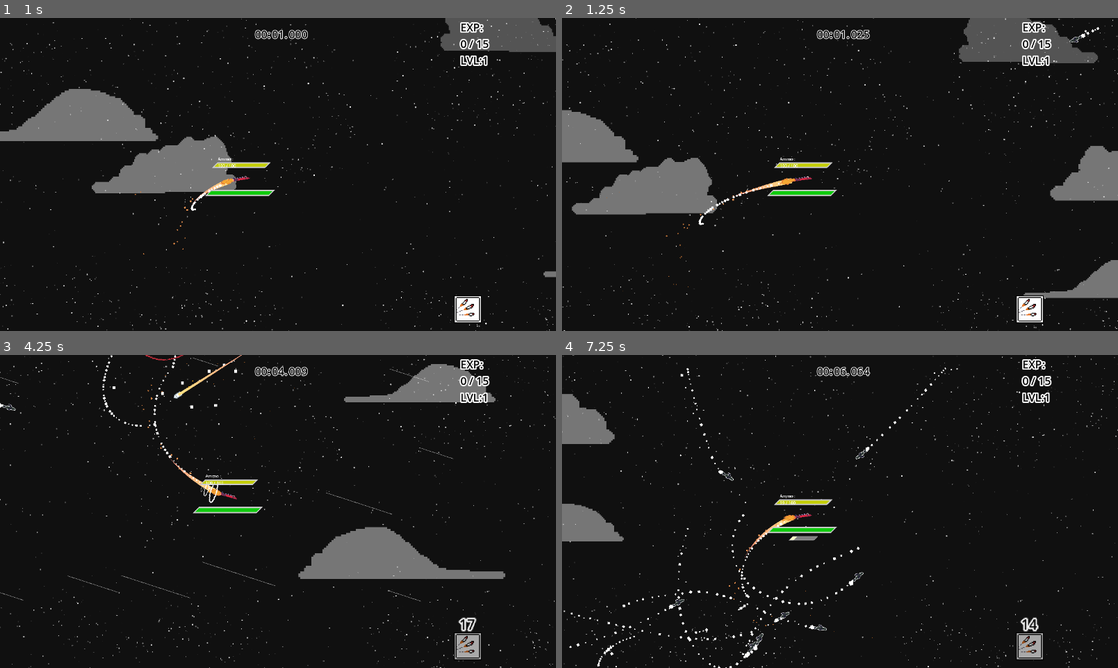
Above: before the commit, frames 1-4 (two rows, left to right).
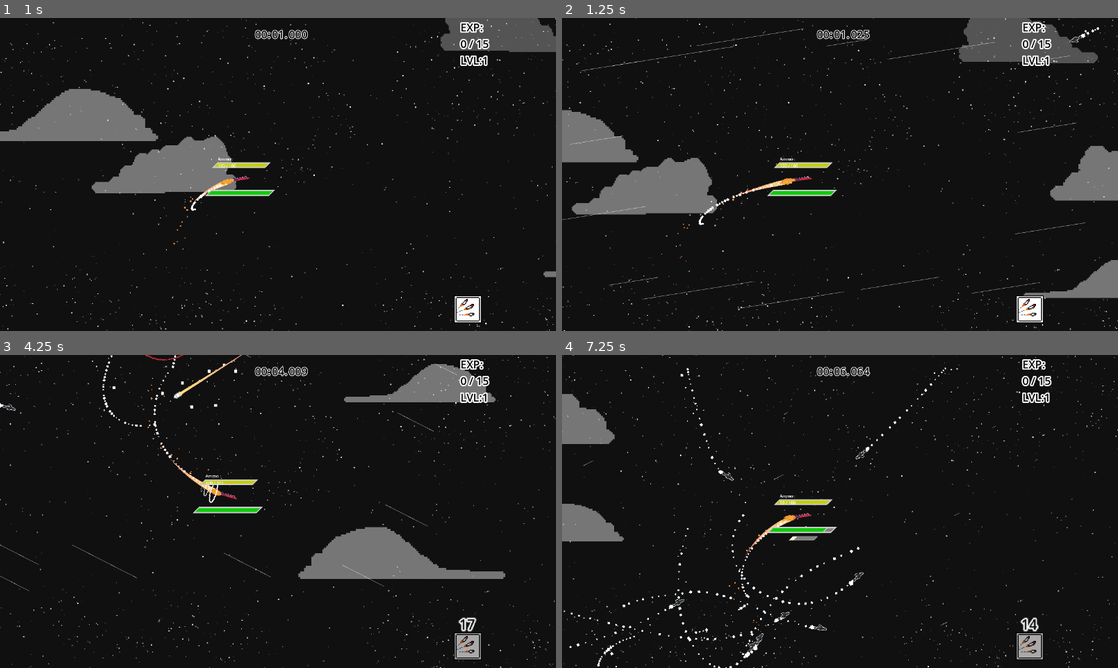
Above: after the commit, the same moments.

Repository: DinoStarBros/Dumby-steals-a-warplane
Game: Godot game, scene res://game_screens/game/game.tscn
Two runs of this game, one before a commit and one after it. Both use one fixed random seed, a clock stepped at 60 frames per second and the inputs below.
Inputs (mouse positions are in pixels of both pictures, inside the frame that each line leads up to):
- Up to frame 1 (1 s): move the mouse to (400, 158) at 0.52 s; hold Space (accelerate) from 0.53 s (still down)
- Up to frame 2 (1.25 s): keep holding Space (accelerate)
- Up to frame 3 (4.25 s): keep holding Space (accelerate); move the mouse to (166, 527) at 1.27 s; tap 1 (Ability1) at 1.35 s; move the mouse to (333, 442) at 2.02 s; tap 2 (Ability2) at 2.1 s; move the mouse to (250, 574) at 2.77 s; tap 3 (Ability3) at 2.85 s; move the mouse to (444, 558) at 3.52 s; right-click (444, 558) at 3.6 s
- Up to frame 4 (7.25 s): move the mouse to (673, 464) at 4.27 s; release Space (accelerate) at 4.28 s; click (673, 464) at 4.35 s; tap Space (accelerate) at 4.52, 4.55, 4.82, 6.02, 6.05, 6.32 s; move the mouse to (867, 511) at 5.02 s; hold Space (accelerate) 5.03-5.78 s; move the mouse to (756, 433) at 5.77 s; tap 1 (Ability1) at 5.85 s; move the mouse to (962, 495) at 6.52 s; hold Space (accelerate) from 6.53 s (still down); tap 2 (Ability2) at 6.6 s

Frame 1 is identical in both runs. In frame 2, 0.5% of the frame differs, in the area x 0-95%, y 3-93%; in frame 3, 0.3%; in frame 4, less than 0.1%.
Error in both runs: Invalid access to property or key 'usable' on a base object of type 'Nil'. (res://abilities/ability_slot/ability_slot.gd:10)

Commit message:
Speed Lines Change
Made it so that the speed lines can appear without accelerating, and pointing to the velocity of the player

Diff:
--- a/CompositionStuff/VelocityRotation/velocity_component.gd
+++ b/CompositionStuff/VelocityRotation/velocity_component.gd
@@ -30,3 +30,6 @@
 
 	if trail_particles:
 		trail_particles.emitting = accelerating
+
+func _get_velocity_angle_deg() -> float:
+	return rad_to_deg(p.velocity.angle())
--- a/entities/dumby/dumby.gd
+++ b/entities/dumby/dumby.gd
@@ -17,6 +17,7 @@
 
 var attack : Attack = Attack.new()
 func _physics_process(delta: float) -> void:
+
 	if is_on_floor() and health_component.hp > 0:
 		attack.ene_attack_damage = 999
 		hurtbox_component.damage(attack)
--- a/entities/dumby/dumby.tscn
+++ b/entities/dumby/dumby.tscn
@@ -835,7 +835,7 @@
 unique_name_in_owner = true
 scale = Vector2(1.5, 1.5)
 hp_bar = NodePath("../bars/hpbar")
-max_hp = 1000.0
+max_hp = 15.0
 
 [node name="VelocityComponent" parent="." instance=ExtResource("43_12dy5")]
 unique_name_in_owner = true
--- a/entities/dumby/screen_fx.gd
+++ b/entities/dumby/screen_fx.gd
@@ -4,6 +4,8 @@
 
 @onready var speed_lines_parent: Node2D = %speed_lines_parent
 @onready var p : Dumby = get_parent() ## Reference to the Parent Node, Dumby
+@onready var plane_sprite: PlaneSprite = %PlaneSprite
+@onready var velocity_component: VelocityComponent = %VelocityComponent
 
 @export var max_frame : int = 6
 
@@ -13,15 +15,15 @@
 		# Adds all the speed lines into an array
 
 func _physics_process(delta: float) -> void:
-	var idx : int = _dir_matcher(%PlaneSprite.rotation_degrees)
+	#var idx : int = _dir_matcher(%PlaneSprite.rotation_degrees)
+	var idx : int = _dir_matcher(velocity_component._get_velocity_angle_deg())
 
 	for n in speed_lines:
 		n.rotation_degrees = (idx * (180 / max_frame) ) + 90
 
 	# Checks if the player (Dumby) speed (magnitude/length of the Velocity Vector) ff it's greater than 850
-	# also if the player's accelerating and for more than 1.2 seconds
 	# Doing so activates SICK ANIME SPEED LINES (inspired by YOMI Hustle) for da JUICE!
-	speed_lines_parent.visible = p.velocity.length() > 850 and p.accelerating and p.accelerate_time > 1.2
+	speed_lines_parent.visible = p.velocity.length() > 850# and p.accelerating and p.accelerate_time > 1.2
 
 func _dir_matcher(_rot : float) -> int:
 	var index :float
